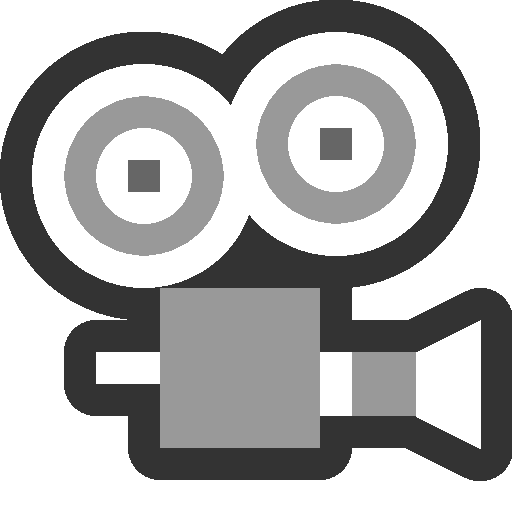
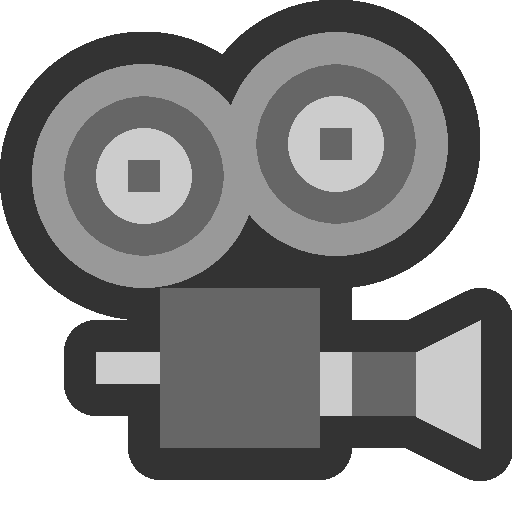
Comparing the layer stacks of the two 512x512 images. Changes:
painted on "CAMERA_DATA.png #1" over [32, 32, 481, 449]
